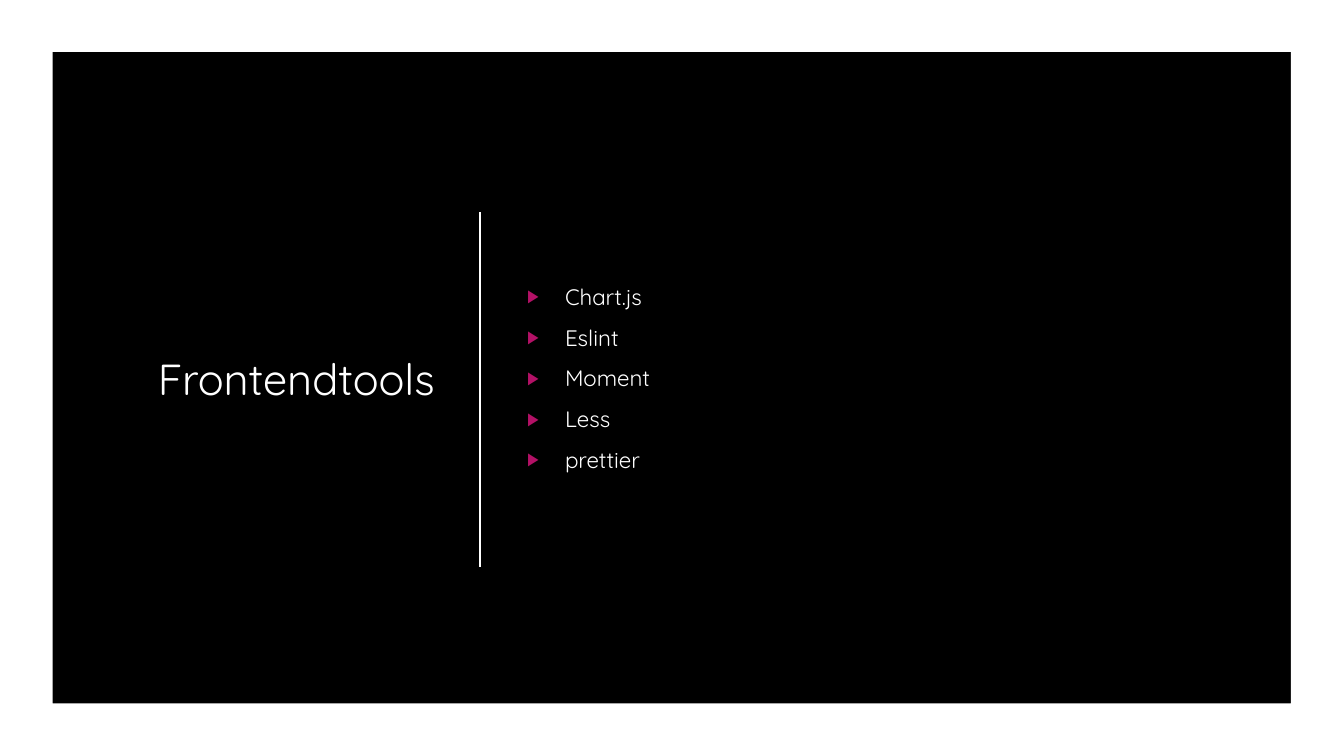
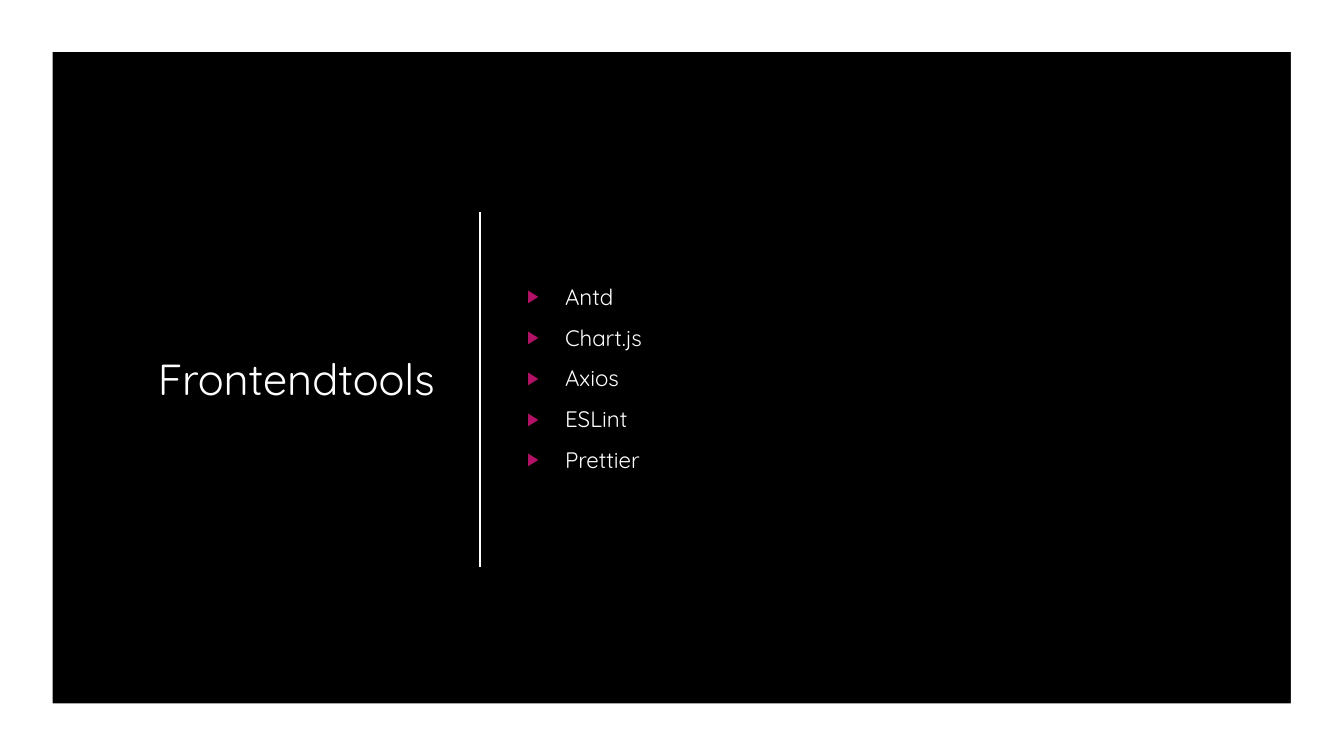
Before and after one commit to yourChoiceHO/Documentation, a slide deck: slide 11 of Präsentation/YourChoice.pptx. Drawn at 1344x756 pixels with LibreOffice and Linux fonts; fonts in the diff are those of the drawing; background and template pictures are left out. Boxes give left, top, right and bottom in pixels: in the first picture for what was removed or moved away, otherwise in the second. Text is boxed around its words. In the diff, an @@ line names an element or a change of style, - is before the commit and + after.

```diff
--- a/Präsentation/YourChoice.pptx
+++ b/Präsentation/YourChoice.pptx
@@ text at bbox=[565, 288, 613, 305]: paragraph added @@
+▶ Antd
@@ text at bbox=[565, 370, 640, 469]: text changed @@
-▶ Eslint
-▶ Moment
-▶ Less
-▶ prettier
+▶ Axios
+▶ ESLint
+▶ Prettier
```
Also in this commit, not shown: 1 other slide changed.
